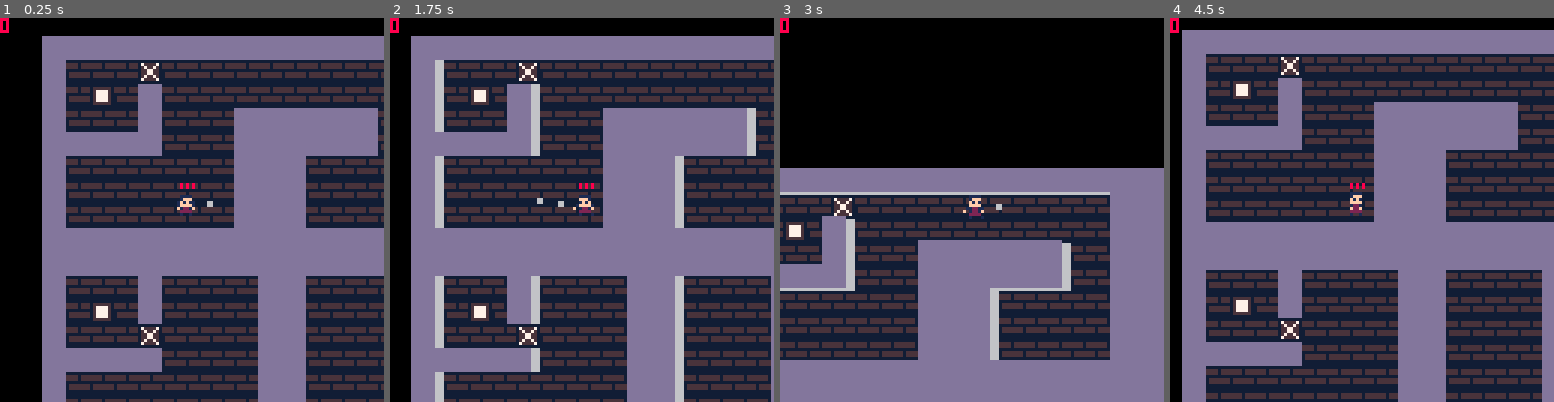
Above: before the commit, frames 1-4 (left to right).
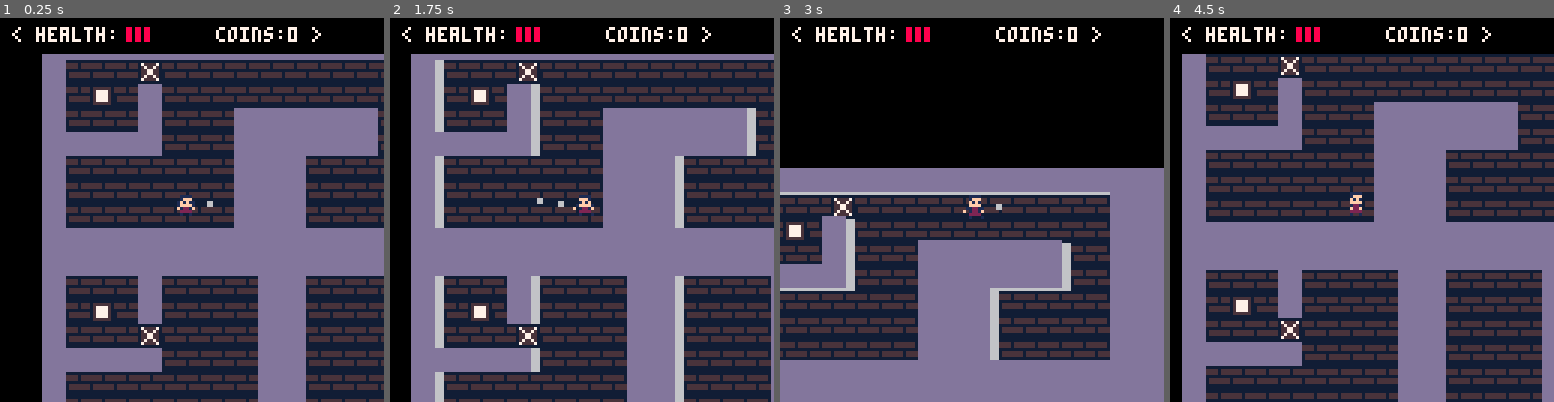
Above: after the commit, the same moments.

Repository: TripleADC/ZombiePico8
Game: PICO-8 cartridge zom8.p8
Two runs of this game, one before a commit and one after it. Both use one fixed random seed, a clock stepped at 60 frames per second and the inputs below.
Inputs:
- Up to frame 1 (0.25 s): no input
- Up to frame 2 (1.75 s): tap X (X key) at 0.33, 1.07 s; tap O (Z key) at 0.7, 1.7 s; hold Right from 1.6 s (still down)
- Up to frame 3 (3 s): tap X (X key) at 1.85, 2.97 s; release Right at 2.1 s; tap O (Z key) at 2.1, 2.5, 2.9 s; hold Up 2.15-2.42 s; hold Right from 2.47 s (still down)
- Up to frame 4 (4.5 s): release Right at 3.03 s; hold Left 3.08-3.58 s; tap O (Z key) at 3.3, 3.7, 4.1 s; hold Down 3.63-3.97 s; hold Right from 4.02 s (still down); tap X (X key) at 4.08 s

The runs differ from the first frame. In frame 1, 4.9% of the frame differs, in the area x 0-100%, y 0-45%; in frame 2, 5.1%; in frame 3, 1.0%; in frame 4, 6.4%.

Commit message:
Updated UI

Diff:
--- a/zom8.p8
+++ b/zom8.p8
@@ -11,6 +11,7 @@
 barriers={}
 z_id=0
 cost = 500
+text_frames=0
 
 function _init()
     --player init
@@ -56,7 +57,7 @@
     cam:draw()
     print_3D_map(m)
 
-    crs:draw_box_barrier(barriers)
+    crs:draw_box_barrier(barriers, p)
 
     --zombie
 	for zombie in all(zombies) do
@@ -69,7 +70,7 @@
     end
 
     --debug
-    print(p.coins,p.x*8-62,p.y*8-62,8)
+    p:ui()
 	-- -- print(p.x,p.x*8-62,p.y*8-62,8)
 	-- -- print(p.y,p.x*8-62,p.y*8-56,8)
 	-- print(p.dx,p.x*8-62,p.y*8-50,8)
@@ -77,6 +78,10 @@
 end
 
 function _update()
+    if text_frames > 0 then
+        text_frames-=1
+    end
+
     p:control(crs)
     p:update()
     crs:update_cursor(p)
@@ -173,8 +178,14 @@
                 mset(c.x, c.y, 2)
                 start_wall_timer(walls, c.x, c.y)
             elseif btnp(🅾️) and c.boxed_barrier then
-                bar = in_barriers(barriers, c.x, c.y)
-                destroy_barrier(bar)
+                if (self.coins >= cost) then
+                    bar = in_barriers(barriers, c.x, c.y)
+                    destroy_barrier(bar)
+                    self.coins -= cost
+                    cost += 500
+                else
+                    text_frames = 90
+                end
             elseif btnp(🅾️) and not c.boxed_wall then
                 if self.facing == 1 then -- right
                     make_projectile(self, 1, 0)
@@ -220,9 +231,6 @@
             self.sp_flip = self.facing == 3 or (self.dx < 0 and self.facing == 4)
 
             spr(self.sp,(self.x*8)-4,(self.y*8)-4, 1, 1, self.sp_flip)
-
-            -- Drawing health
-            draw_health(self)
         end,
 
         update=function(self)
@@ -258,6 +266,14 @@
         lose_health=function(self)
             self.health-=1
             self.invincible=true
+        end,
+
+        ui=function(self)
+            rectfill(self.x*8-64, self.y*8-51, self.x*8+66, self.y*8-62, 0)
+            print('< health:', self.x*8-58,self.y*8-59,7)
+            draw_health(self, -20, 1, -59, -55)
+            end_bracket = print('coins:'..self.coins,self.x*8+10,self.y*8-59,7)
+            print(' >', end_bracket,self.y*8-59,7)
         end
     }
 
@@ -358,7 +374,7 @@
 			spr(self.sp,(self.x*8)-4,(self.y*8)-4, 1, 1, self.sp_flip)
 
             -- Drawing health
-            draw_health(self)
+            draw_health(self, -2, 0, -6, -7)
 		end,
 
         lose_health=function(self, pl)
@@ -436,27 +452,36 @@
             end
          end,
 
-         draw_box_barrier=function(self,b)
+         draw_box_barrier=function(self,b,p)
             if(self.boxed_barrier) then
                 bar = in_barriers(b, flr(self.x), flr(self.y))
                 rect(bar.x1 * 8, bar.y1 * 8, bar.x2 * 8, bar.y2 * 8,7)
-                print(cost, (bar.x1 + bar.x2) * 4 - 5, (bar.y1 + bar.y2) * 4 - 3, 7)
+                if(text_frames == 0) then
+                    draw_ui_prompt('< break wall? -> cost:'..cost..' >', p.x*8-55, p.y*8+58)
+                else
+                    draw_ui_prompt('< not enough coins! >', p.x*8-40, p.y*8+58)
+                end
             end
          end
     }
     return crs
 end
 
-function draw_health(e)
-    incrementor=-2
+function draw_health(e, x1, width, y1, y2)
+    incrementor=x1
     iterator=0
 
     while (iterator < e.health) do
-        rectfill((e.x*8)+incrementor,(e.y*8)-7,(e.x*8)+incrementor,(e.y*8)-6,8)
+        rectfill((e.x*8)+incrementor,(e.y*8)+y1,(e.x*8)+incrementor+width,(e.y*8)+y2,8)
 
         iterator+=1
-        incrementor+=2
-    end
+        incrementor+=2+width
+    end
+end
+
+function draw_ui_prompt(str, x, y)
+    rectfill(p.x*8-64, p.y*8+55, p.x*8+66, p.y*8+66, 0)
+    print(str, x, y, 7)
 end
 
 function make_projectile(p, pdx, pdy)
@@ -845,14 +870,14 @@
 0000000000b1110b001111000011110b001111000088880800000000000000000000000000000000000000000000000000000000000000000000000000000000
 00000000001133000011330000113300001133000088880000000000000000000000000000000000000000000000000000000000000000000000000000000000
 00000000003000100300010000300010030001000080008000000000000000000000000000000000000000000000000000000000000000000000000000000000
-00000000000000000000000000000000000000000000000000000000000000000000000000000000000000000000000000000000000000000000000000000000
-00000000000000000080080003bbbbb0066666600000000000000000000000000000000000000000000000000000000000000000000000000000000000000000
-00000000000000000888778003bbbbb0066677600000000000000000000000000000000000000000000000000000000000000000000000000000000000000000
-00000000000660000888878003b11b10066667600000000000000000000000000000000000000000000000000000000000000000000000000000000000000000
-00000000000660000888888003311310006666000000000000000000000000000000000000000000000000000000000000000000000000000000000000000000
-00000000000000000088880003333330006666000000000000000000000000000000000000000000000000000000000000000000000000000000000000000000
-00000000000000000008800000303030000660000000000000000000000000000000000000000000000000000000000000000000000000000000000000000000
-00000000000000000000000000000000000000000000000000000000000000000000000000000000000000000000000000000000000000000000000000000000
+00000000000000006111166661111666611116660000000000000000000000000000000000000000000000000000000000000000000000000000000000000000
+000000000000000061111686611116b6611116760000000000000000000000000000000000000000000000000000000000000000000000000000000000000000
+000000000000000061111686611116b6611116760000000000000000000000000000000000000000000000000000000000000000000000000000000000000000
+000000000006600061111686611116b6611116760000000000000000000000000000000000000000000000000000000000000000000000000000000000000000
+000000000006600061111686611116b6611116760000000000000000000000000000000000000000000000000000000000000000000000000000000000000000
+00000000000000006666666666666666666666660000000000000000000000000000000000000000000000000000000000000000000000000000000000000000
+00000000000000006111111661111116611111160000000000000000000000000000000000000000000000000000000000000000000000000000000000000000
+00000000000000006666666666666666666666660000000000000000000000000000000000000000000000000000000000000000000000000000000000000000
 00000000000000000000000000000000000000000000000000000000000000000000000000000000000000000000000000000000000000000000000000000000
 00000000000000000000000000000000000000000000000000000000000000000000000000000000000000000000000000000000000000000000000000000000
 00000000000000000000000000000000000000000000000000000000000000000000000000000000000000000000000000000000000000000000000000000000
@@ -907,8 +932,8 @@
 0205050505050505050808050505050205050505050505050505050505050502000000000000000000000000000000000000000000000000000000000000000000000000000000000000000000000000000000000000000000000000000000000000000000000000000000000000000000000000000000000000000000000000
 0205050505050505050808050505050205050505050505050505050505050502000000000000000000000000000000000000000000000000000000000000000000000000000000000000000000000000000000000000000000000000000000000000000000000000000000000000000000000000000000000000000000000000
 0208080808080808020202050505050505050505050505050505050505050502000000000000000000000000000000000000000000000000000000000000000000000000000000000000000000000000000000000000000000000000000000000000000000000000000000000000000000000000000000000000000000000000
-0205050505050505050505050505050505050505050505050505050505050502000000000000000000000000000000000000000000000000000000000000000000000000000000000000000000000000000000000000000000000000000000000000000000000000000000000000000000000000000000000000000000000000
-0205050505050505050505050505050505050505050505050505050505050502000000000000000000000000000000000000000000000000000000000000000000000000000000000000000000000000000000000000000000000000000000000000000000000000000000000000000000000000000000000000000000000000
+0205050505050205050505050505050505050505050505050505050505050502000000000000000000000000000000000000000000000000000000000000000000000000000000000000000000000000000000000000000000000000000000000000000000000000000000000000000000000000000000000000000000000000
+0205050505053205050505050505050505050505050505050505050505050502000000000000000000000000000000000000000000000000000000000000000000000000000000000000000000000000000000000000000000000000000000000000000000000000000000000000000000000000000000000000000000000000
 0205050505050505050505050505050505050505050505050505050505050502000000000000000000000000000000000000000000000000000000000000000000000000000000000000000000000000000000000000000000000000000000000000000000000000000000000000000000000000000000000000000000000000
 0205050505050505050505050505050505050505050505050505050505050502000000000000000000000000000000000000000000000000000000000000000000000000000000000000000000000000000000000000000000000000000000000000000000000000000000000000000000000000000000000000000000000000
 0205050505050505050505050505050505050505050505050505050505050502000000000000000000000000000000000000000000000000000000000000000000000000000000000000000000000000000000000000000000000000000000000000000000000000000000000000000000000000000000000000000000000000
